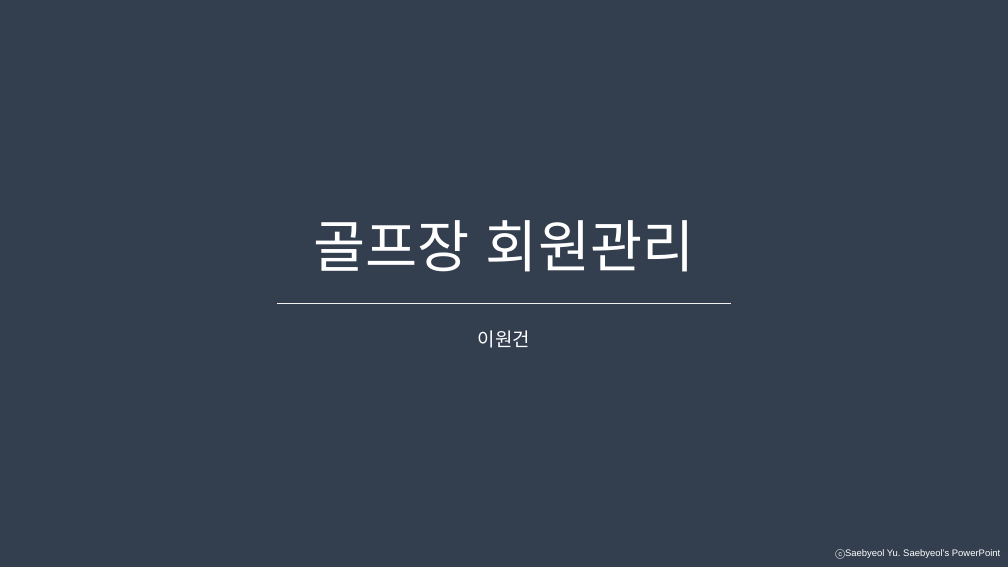
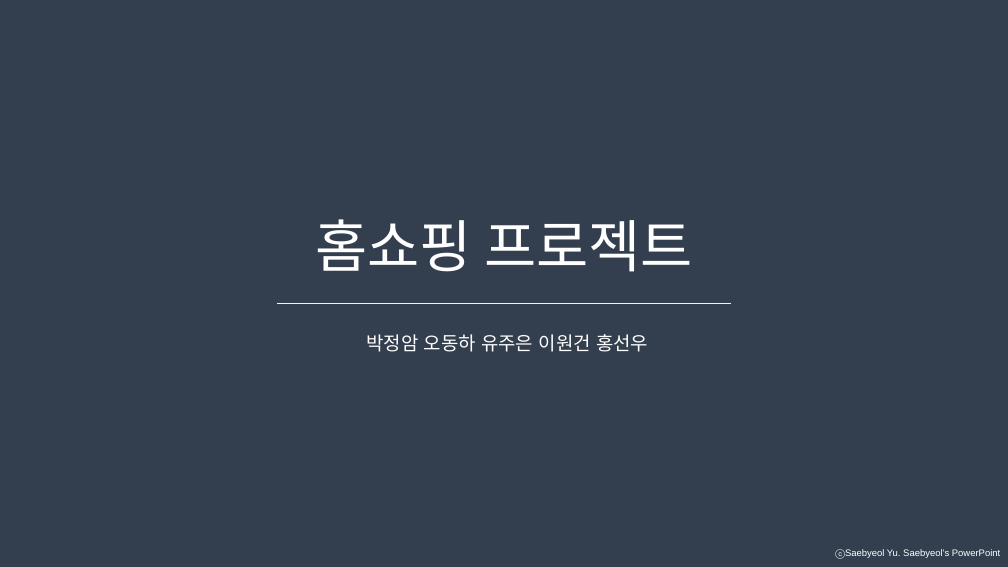
Before and after one commit to geoni4/summary, a slide deck: slide 1 of 프로젝트 발표자료 모음/jsp-servlet 발표 자료/jsp-servlet 발표자료.pptx (slide 2 before the commit). Drawn at 1008x567 pixels with LibreOffice and Linux fonts; fonts in the diff are those of the drawing. Boxes give left, top, right and bottom in pixels: in the first picture for what was removed or moved away, otherwise in the second. Text is boxed around its words. In the diff, an @@ line names an element or a change of style, - is before the commit and + after.

```diff
--- a/프로젝트 발표자료 모음/jsp-servlet 발표 자료/jsp-servlet 발표자료.pptx
+++ b/프로젝트 발표자료 모음/jsp-servlet 발표 자료/jsp-servlet 발표자료.pptx
@@ text at [315,219,693,272]: text changed @@
-골프장 회원관리
+홈쇼핑 프로젝트
@@ text added at [366,334,648,352], 18 pt, text #FFFFFF @@
+박정암 오동하 유주은 이원건 홍선우
@@ text removed at [478,330,530,348] @@
-이원건
```
Also in this commit, not shown: 4 other slides changed, 7 slides added, 32 slides removed, 5 other files.
